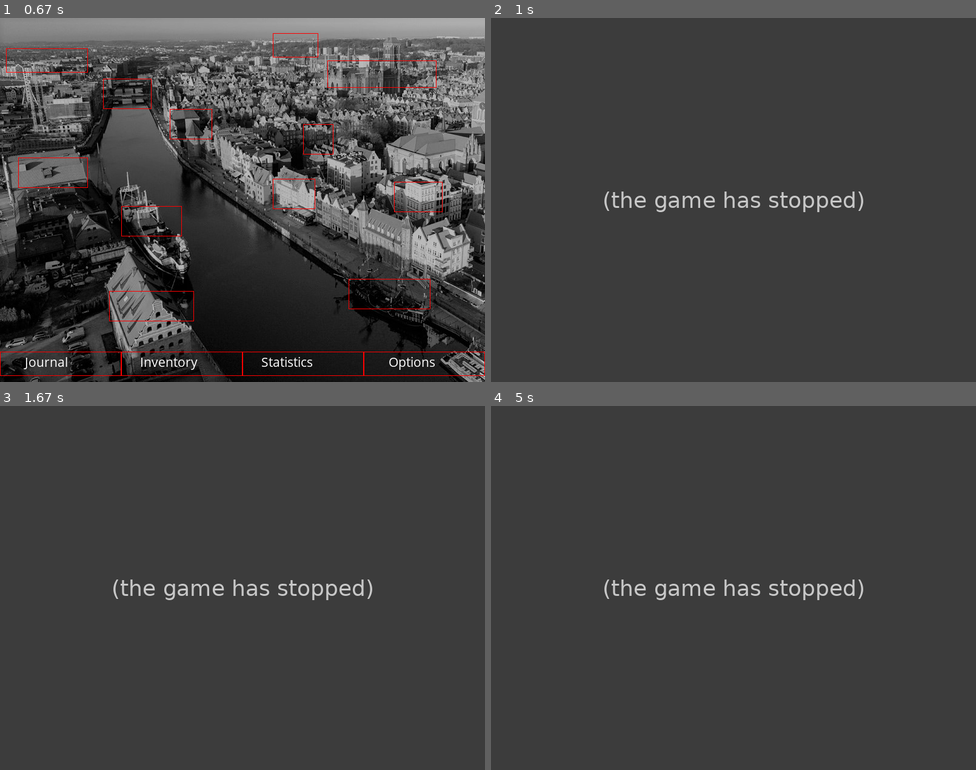
Above: before the commit, frames 1-4 (two rows, left to right).
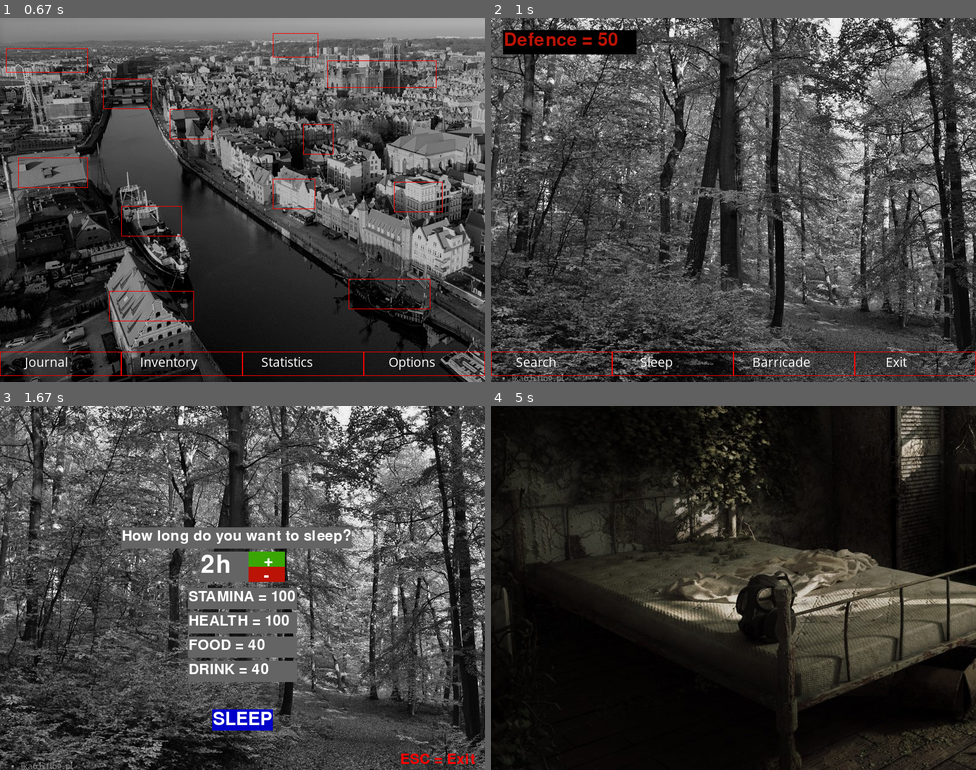
Above: after the commit, the same moments.

Repository: darek-k/pygame-project
Game: pygame game, started from main_menu.py
Same seed, same stepped clock (60 frames per second), same inputs: the game is played once before the commit and once after it.
Inputs (mouse positions are in pixels of both pictures, inside the frame that each line leads up to):
- Up to frame 1 (0.67 s): click "START" at 0.38 s
- Up to frame 2 (1 s): click (786, 47) at 0.72 s
- Up to frame 3 (1.67 s): click "Sleep" at 1.05 s; click "+" at 1.38 s
- Up to frame 4 (5 s): click "-" at 1.72 s; click "+" at 2.05 s; click "+" at 2.38 s; click "+" at 2.72 s; click "+" at 3.05 s; click "+" at 3.38 s; click (752, 573) at 3.72 s; click "SLEEP" at 4.05 s

Frame 1 is identical in both runs. In frame 2, 56% of the frame differs, in the area x 0-100%, y 0-100%; in frame 3, 59%; in frame 4, 89%.
Error before the commit: TypeError: LocationWindow.open_location_window() missing 2 required positional arguments: 'd...; the game stopped at 0.72 s (later frames are placeholders)

Commit message:
Cosmetical changes

Diff:
--- a/main_menu.py
+++ b/main_menu.py
@@ -158,10 +158,10 @@
         self.attack = 1
         self.defence = 1
 
-        self.food = 5
-        self.drink = 15
-        self.stamina = 20
-        self.health = 15
+        self.food = 50
+        self.drink = 50
+        self.stamina = 100
+        self.health = 100
 
         self.exp = 0
         self.level = 1
@@ -201,7 +201,7 @@
         if self.drink < 0:
             self.health -= 10
             self.drink = 0
-        if self.health == 0:
+        if self.health <= 0:
             game_over_window.open_game_over_window()
 
     def use_item(self, index, type, attribute):   ######## Przenieś tę metodę do klasy PlayerEquipment ##########
@@ -281,10 +281,18 @@
 
     def open_sleep_window(self, image, previous_window):
         h = str(1)
-        stamina = int(player1.stamina) + 10
+
+        if player1.stamina < 100:
+            stamina = int(player1.stamina) + 10
+        else:
+            stamina = 100
+
         hours_to_full_stamina = int((100 - player1.stamina) / 10)
 
-        health = int(player1.health) + 10
+        if player1.health < 100:
+            health = int(player1.health) + 10
+        else:
+            health = 100
         hours_to_full_health = int((80 - player1.health) / 10)
 
         food = int(player1.food)
@@ -441,7 +449,7 @@
         self.supermarket_defense = 50
 
 
-    def set_defence(self, location_name, new_defence):
+    def set_defence(self, location_name, defence, new_defence, image, window_name, chest_location, found_item_location):
 
         if location_name == 'black_pearl':
             barricade.black_pearl_defense = new_defence
@@ -457,27 +465,23 @@
             barricade.hotel_defense = new_defence
         if location_name == 'office':
             barricade.office_defense = new_defence
-        if location_name == 'opera_house':
+        if location_name == 'opera':
             barricade.opera_defense = new_defence
         if location_name == 'restaurant':
             barricade.restaurant_defense = new_defence
         if location_name == 'soldek':
             barricade.soldek_defense = new_defence
-        if location_name == 'st_mary_basilica':
+        if location_name == 'basilica':
             barricade.basilica_defense = new_defence
         if location_name == 'supermarket':
             barricade.supermarket_defense = new_defence
 
-        # location_window.open_location_window(image, window_name, chest_location, found_item_location, defence, location_name)
-
-        location_window.open_location_window('black_pearl.jpg', '"Black Pearl"',
-                                             chest.chest_black_pearl, chest.found_items_black_pearl,
-                                             barricade.black_pearl_defense,
-                                             'black_pearl')   ###### Dodaj to do argumentów żeby nie powtarzać tego za każdym razem
-
-
-
-    def open_barricade_window(self, image, previous_window, defence, location_name): # It's used in open_location_window()
+        # Open previous window and update 'Defence'
+        location_window.open_location_window(image, window_name, chest_location, found_item_location, defence, location_name)
+
+
+    def open_barricade_window(self, image, previous_window, defence, location_name, window_name, chest_location, found_item_location):
+                                                            # It's used in open_location_window()
 
         defence_on_begin = defence
         new_defence = 0
@@ -495,10 +499,12 @@
         health = int(player1.health)
         count_health = 0
 
+        # Create list with items names
         names_list = []
         for item in inventory.inventory:
             names_list.append(item.name.strip())
 
+        # Count number of Boards in Inventory
         boards_number_on_begin = names_list.count('Board')
         boards_number = names_list.count('Board')
 
@@ -581,13 +587,51 @@
                     if event.button == 1:
                         if button.collidepoint(event.pos):
 
+                            # Update statistics
                             new_defence = defence
                             player1.stamina = stamina
                             player1.health = health
                             player1.food = food
                             player1.drink = drink
 
-                            # USUN DESKI
+
+
+                            # Remove used Boards
+                            used_boards_number = boards_number_on_begin - boards_number
+                            print('liczba usunietych desek: ', used_boards_number)
+                            print('liczba pozostałych desek: ', boards_number)
+
+
+                            # Create list of items names
+                            names_list = [item.name for item in inventory.inventory]
+                            print(names_list)
+
+
+                            start_index = 0
+                            for item in range(used_boards_number):
+                                print(names_list.index("Board", start_index))
+                                index = names_list.index("Board", start_index)
+                                start_index += 1
+
+                                del inventory.inventory[index]
+                                names_list = [item.name for item in inventory.inventory]
+                                print('Usunięto przedmiot z indeksem: ', index)
+
+
+
+
+
+
+
+
+                                # inventory.inventory.remove(index)  # Remove Item from inventory.inventory[]
+                                # names_list.remove(index.name)  # Remove Item from items_names[]
+
+
+
+
+
+
 
                             # Barricade "animation"
                             barricade_image = pygame.image.load('barricade.jpg')
@@ -595,7 +639,8 @@
                             pygame.display.update()
                             time.sleep(0.8)
 
-                            return barricade.set_defence(location_name, new_defence)
+                            return barricade.set_defence(location_name, defence, new_defence, image, window_name, chest_location, found_item_location)
+                            # return barricade.set_defence(location_name, new_defence)
 
 
             # Window settings and graphic
@@ -650,6 +695,7 @@
         self.size_y = size_y
         self.icon = icon
         self.type = type
+
 
 
 # Create weapon instances
@@ -699,8 +745,8 @@
 cocaine = Item('Cocaine', 5, 200, 200, 'stamina', '')
 
 # Create other instances
-board = Item("       Board", '', 200, 200, 'other', '')
-key = Item('         Key', '', 200, 200, 'other', '')
+board = Item("Board", '', 200, 200, 'other', '')
+key = Item('Key', '', 200, 200, 'other', '')
 
 
 class Inventory:
@@ -896,18 +942,10 @@
 inventory = Inventory()  # Create instance - Inventory
 
 # Add items to inventory
-inventory.add_to_inventory(painkillers)
 inventory.add_to_inventory(board)
+inventory.add_to_inventory(vest)
+inventory.add_to_inventory(cocaine)
 inventory.add_to_inventory(board)
-inventory.add_to_inventory(board)
-inventory.add_to_inventory(board)
-inventory.add_to_inventory(board)
-inventory.add_to_inventory(board)
-
-inventory.add_to_inventory(vest)
-
-inventory.add_to_inventory(cocaine)
-
 inventory.add_to_inventory(water)
 
 
@@ -1584,9 +1622,7 @@
 class LocationWindow:
     def open_location_window(self, image, window_name, chest_location, found_item_location, defence, location_name):
 
-
         while True:
-            print('location_window_defence = ', defence)
             # Hand;e events
             for event in pygame.event.get():
                 if event.type == pygame.QUIT:
@@ -1616,7 +1652,7 @@
                     button = pygame.Rect(400, 550, 200, 40)
                     if event.button == 1:
                         if button.collidepoint(event.pos):
-                            barricade.open_barricade_window(image, location_window.open_location_window, defence, location_name)
+                            barricade.open_barricade_window(image, location_window.open_location_window, defence, location_name, window_name, chest_location, found_item_location)
 
                 if event.type == pygame.MOUSEBUTTONDOWN:  # Exit
                     button = pygame.Rect(600, 550, 200, 40)
@@ -1693,7 +1729,6 @@
                                                                  chest.chest_black_pearl, chest.found_items_black_pearl, barricade.black_pearl_defense,
                                                                  'black_pearl')
 
-
                 if event.type == pygame.MOUSEBUTTONDOWN:  # Open a "Bridge" window
                     button = pygame.Rect(170, 100, 80, 50)
                     if event.button == 1:
@@ -1701,7 +1736,7 @@
                             door_sound = pygame.mixer.Sound('door.wav')
                             door_sound.play()
                             location_window.open_location_window('bridge.jpg', 'Bridge', chest.chest_bridge,
-                                                                 chest.found_items_bridge)
+                                                                 chest.found_items_bridge, barricade.bridge_defense, 'bridge')
 
                 if event.type == pygame.MOUSEBUTTONDOWN:  # Open a "Crane" window
                     button = pygame.Rect(280, 150, 70, 50)
@@ -1710,7 +1745,7 @@
                             door_sound = pygame.mixer.Sound('door.wav')
                             door_sound.play()
                             location_window.open_location_window('crane.jpg', 'Crane', chest.chest_crane,
-                                                                 chest.found_items_crane)
+                                                                 chest.found_items_crane, barricade.crane_defense, 'crane')
 
                 if event.type == pygame.MOUSEBUTTONDOWN:  # Open a "Flat" window
                     button = pygame.Rect(500, 175, 50, 50)
@@ -1719,7 +1754,7 @@
                             door_sound = pygame.mixer.Sound('door.wav')
                             door_sound.play()
                             location_window.open_location_window('flat.jpg', 'Flat', chest.chest_flat,
-                                                                 chest.found_items_flat)
+                                                                 chest.found_items_flat, barricade.flat_defense, 'flat')
 
                 if event.type == pygame.MOUSEBUTTONDOWN:  # Open a "Forest" window
                     button = pygame.Rect(450, 25, 75, 40)
@@ -1728,7 +1763,7 @@
                             raven_sound = pygame.mixer.Sound('raven2.wav')
                             raven_sound.play()
                             location_window.open_location_window('forest.jpg', 'Forest', chest.chest_forest,
-                                                                 chest.found_items_forest)
+                                                                 chest.found_items_forest, barricade.forest_defense, 'forest')
 
                 if event.type == pygame.MOUSEBUTTONDOWN:  # Open a "Hotel" window
                     button = pygame.Rect(450, 265, 70, 50)
@@ -1737,7 +1772,7 @@
                             door_sound = pygame.mixer.Sound('door.wav')
                             door_sound.play()
                             location_window.open_location_window('hotel.jpeg', 'Hotel', chest.chest_hotel,
-                                                                 chest.found_items_hotel)
+                                                                 chest.found_items_hotel, barricade.hotel_defense, 'hotel')
 
                 if event.type == pygame.MOUSEBUTTONDOWN:  # Open a "Office" window
                     button = pygame.Rect(650, 270, 80, 50)
@@ -1746,7 +1781,7 @@
                             door_sound = pygame.mixer.Sound('door.wav')
                             door_sound.play()
                             location_window.open_location_window('office.jpg', 'Office', chest.chest_office,
-                                                                 chest.found_items_office)
+                                                                 chest.found_items_office, barricade.office_defense, 'office')
 
                 if event.type == pygame.MOUSEBUTTONDOWN:  # Open a "Opera House" window
                     button = pygame.Rect(180, 450, 140, 50)
@@ -1755,7 +1790,7 @@
                             door_sound = pygame.mixer.Sound('door.wav')
                             door_sound.play()
                             location_window.open_location_window('opera.jpg', 'Opera House', chest.chest_opera,
-                                                                 chest.found_items_opera)
+                                                                 chest.found_items_opera, barricade.opera_defense, 'opera')
 
                 if event.type == pygame.MOUSEBUTTONDOWN:  # Open a "Restaurant" window
                     button = pygame.Rect(30, 230, 115, 50)
@@ -1764,7 +1799,7 @@
                             door_sound = pygame.mixer.Sound('door.wav')
                             door_sound.play()
                             location_window.open_location_window('restaurant.jpg', 'Restaurant', chest.chest_restaurant,
-                                                                 chest.found_items_restaurant)
+                                                                 chest.found_items_restaurant, barricade.restaurant_defense, 'restaurant')
 
                 if event.type == pygame.MOUSEBUTTONDOWN:  # Open a "Sołdek" window
                     button = pygame.Rect(200, 310, 100, 50)
@@ -1773,7 +1808,7 @@
                             door_sound = pygame.mixer.Sound('door.wav')
                             door_sound.play()
                             location_window.open_location_window('soldek.jpg', '"Sołdek"', chest.chest_soldek,
-                                                                 chest.found_items_soldek)
+                                                                 chest.found_items_soldek, barricade.soldek_defense, 'soldek')
 
                 if event.type == pygame.MOUSEBUTTONDOWN:  # Open a "St. Mary's Basilica" window
                     button = pygame.Rect(540, 70, 180, 45)
@@ -1782,7 +1817,7 @@
                             door_sound = pygame.mixer.Sound('door.wav')
                             door_sound.play()
                             location_window.open_location_window('basilica.jpg', "St. Mary's Basilica",
-                                                                 chest.chest_basilica, chest.found_items_basilica)
+                                                                 chest.chest_basilica, chest.found_items_basilica, barricade.basilica_defense, 'basilica')
 
                 if event.type == pygame.MOUSEBUTTONDOWN:  # Open a "Supermarket" window
                     button = pygame.Rect(10, 50, 135, 40)
@@ -1791,7 +1826,7 @@
                             door_sound = pygame.mixer.Sound('door.wav')
                             door_sound.play()
                             location_window.open_location_window('supermarket.jpg', '"Supermarket"',
-                                                                 chest.chest_supermarket, chest.found_items_supermarket)
+                                                                 chest.chest_supermarket, chest.found_items_supermarket, barricade.supermarket_defense, 'supermarket')
 
             # Screen settings and graphic
             pygame.display.set_caption("Map")
--- a/test.py
+++ b/test.py
@@ -1250,6 +1250,8 @@
             pygame.display.set_caption(window_name)
             set_image = pygame.image.load(image)
             display.blit(set_image, (0, 0))
+            writing_text('', 35, 'LMB = Equip Item', 'pure_red', 0, 570)
+            writing_text('', 35, 'ESC = Exit', 'pure_red', 660, 570)
 
             # Items in Inventory
             inventory.show_items_to_equip(type, attribute_text)
@@ -1701,9 +1703,6 @@
                     pygame.quit()
                     sys.exit()
 
-                if event.type == pygame.KEYDOWN and event.key == pygame.K_ESCAPE:
-                    main_menu_window.open_main_menu_window()
-
                 if event.type == pygame.MOUSEBUTTONDOWN:  # Open an Inventory window
                     button = pygame.Rect(200, 550, 200, 40)
                     if event.button == 1:
@@ -1862,7 +1861,7 @@
             # Menu buttons
             button_maker(0, 550, 200, 40, 'grey', 'pure_red', 'Comic Sans MS', 23, '        Journal', 'white',
                          transparent_on=False)  # Journal
-            button_maker(200, 550, 200, 40, 'grey', 'pure_red', 'Comic Sans MS', 23, '      Inventory', 'white',
+            button_maker(200, 550, 200, 40, 'grey', 'pure_red', 'Comic Sans MS', 23, 'Inventory'.center(20), 'white',
                          transparent_on=False)  # Inventory
             button_maker(400, 550, 200, 40, 'grey', 'pure_red', 'Comic Sans MS', 23, '      Statistics', 'white',
                          transparent_on=False)  # Statistics
@@ -1884,9 +1883,7 @@
                 if event.type == pygame.QUIT:
                     pygame.quit()
                     sys.exit()
-                if event.type == pygame.KEYDOWN and event.key == pygame.K_ESCAPE:
-                    pygame.quit()
-                    sys.exit()
+
                 if event.type == pygame.MOUSEBUTTONDOWN:  # click START Button
                     button = pygame.Rect(350, 400, 80, 30)
                     if event.button == 1:
